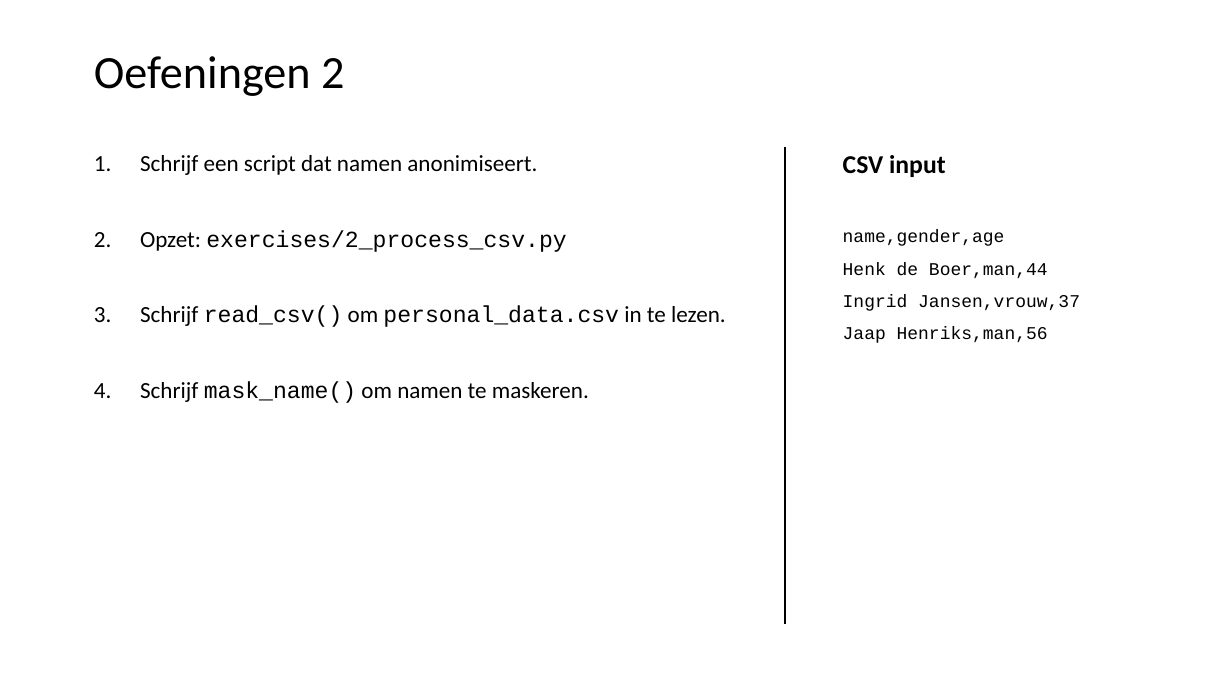
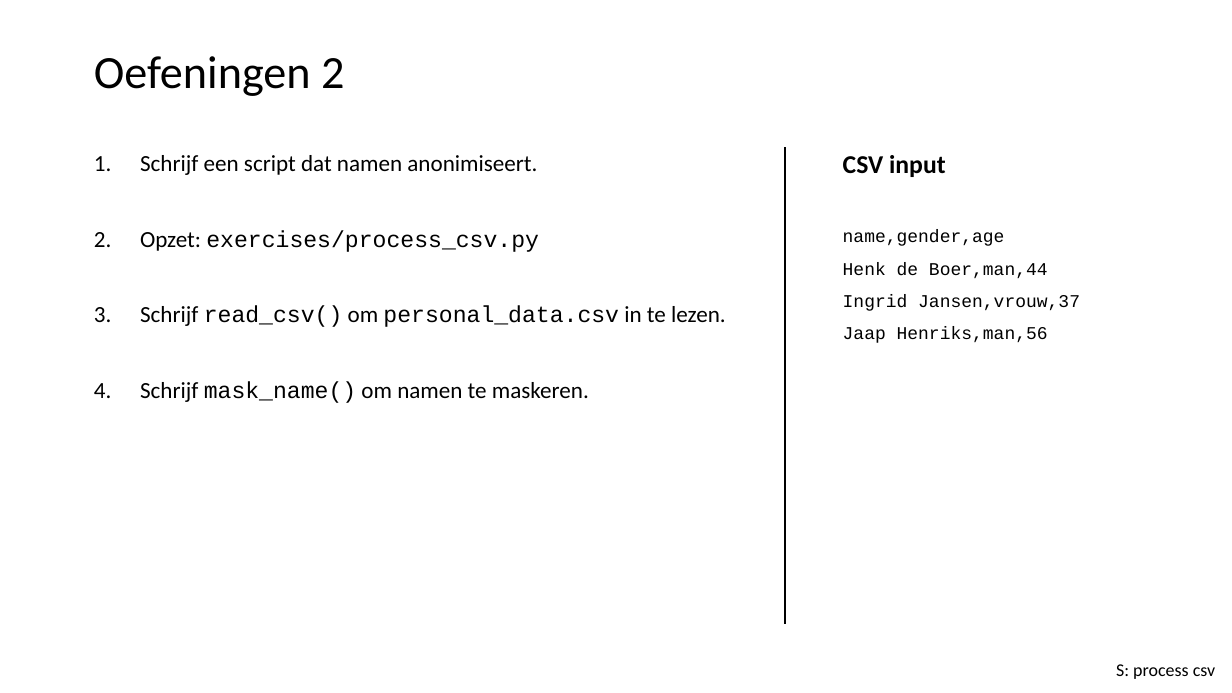
Before and after one commit to LFKoning/knowledge-sharing, a slide deck: slide 22 of python_course_4p/2_syntax_classes/2_syntax_classes.pptx. Drawn at 1232x693 pixels with LibreOffice and Linux fonts; fonts in the diff are those of the drawing. Boxes give left, top, right and bottom in pixels: in the first picture for what was removed or moved away, otherwise in the second. Text is boxed around its words. In the diff, an @@ line names an element or a change of style, - is before the commit and + after.

```diff
--- a/python_course_4p/2_syntax_classes/2_syntax_classes.pptx
+++ b/python_course_4p/2_syntax_classes/2_syntax_classes.pptx
@@ text at (140, 230, 539, 252): text changed @@
-2. Opzet: exercises/2_process_csv.py
+2. Opzet: exercises/process_csv.py
@@ text added at (1116, 664, 1215, 679), 14 pt, text #000000 @@
+S: process csv
```
Also in this commit, not shown: 9 other slides changed, 8 other files.
